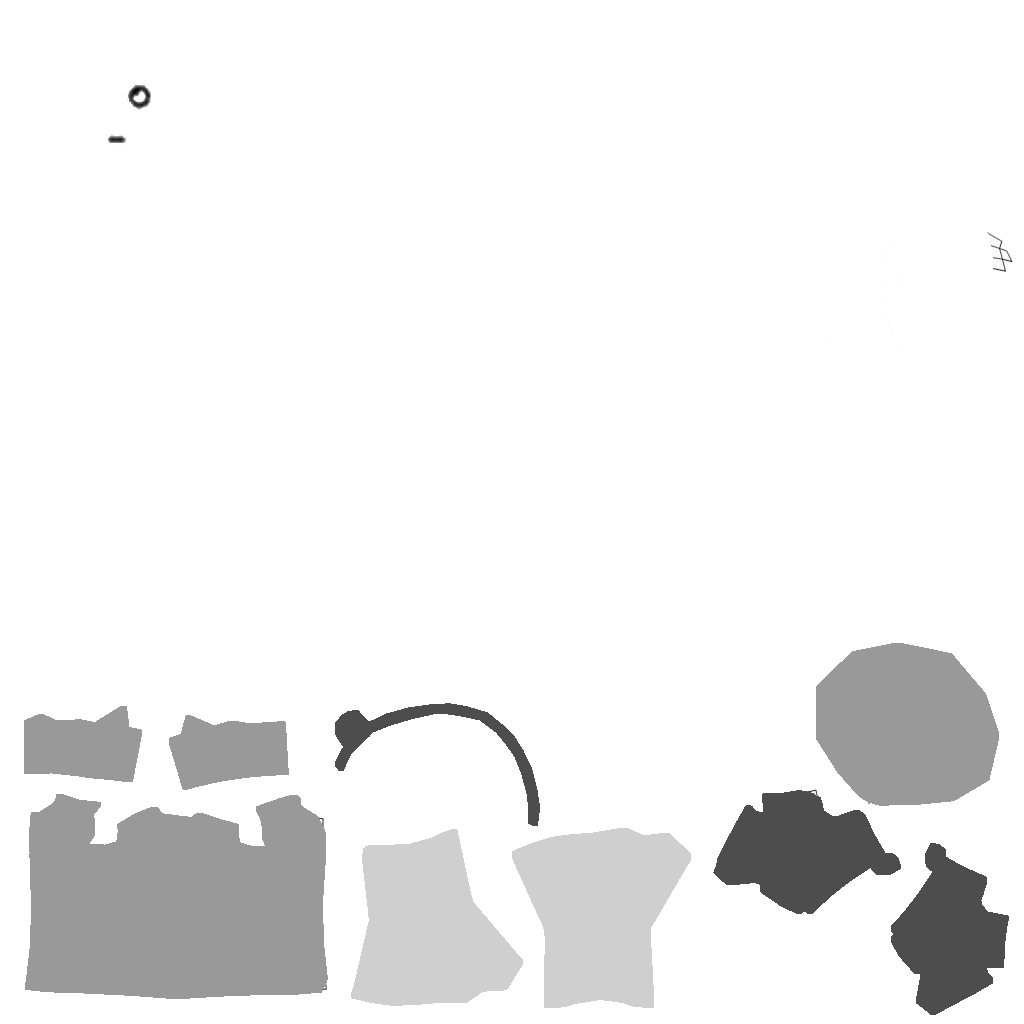
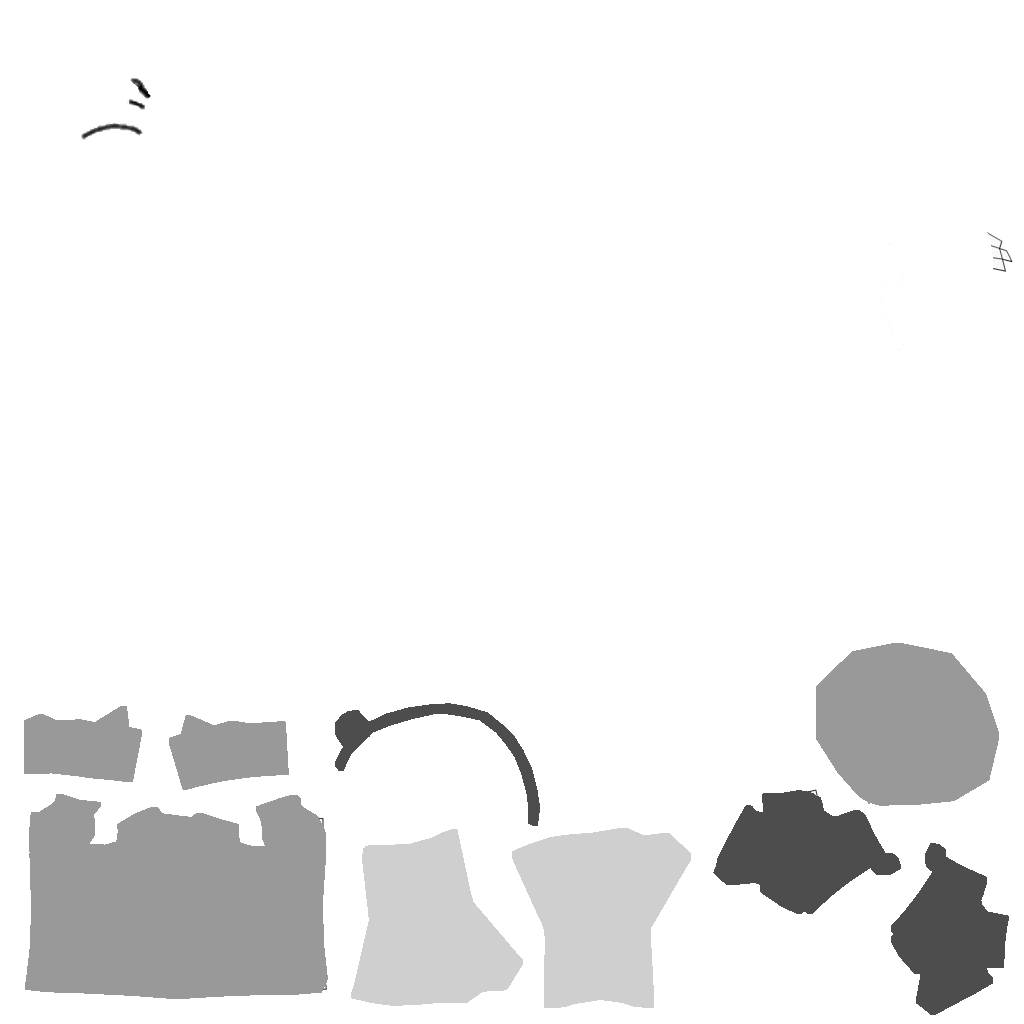
Revision of a layered 1024 x 1024 image; what changed, layer by layer:
hid "Pasted Layer #1", painted on it over [105, 77, 152, 145]
removed layer "Layer #2" over [105, 77, 152, 145]
showed "Pasted Layer", painted on it over [72, 77, 152, 145]
